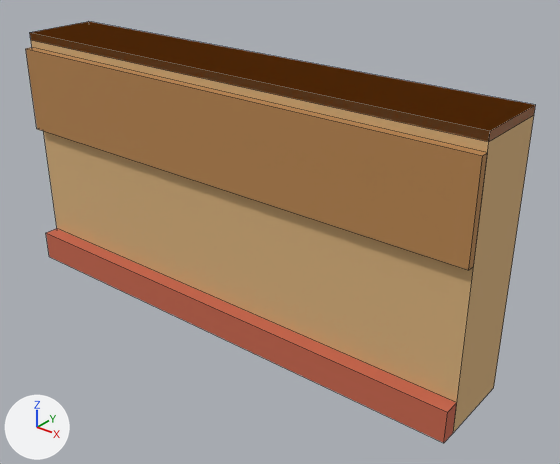
One commit to the Blender file assets/managed-models/textile-interior/wall/wall.blend: the scene before it, then after it.
The view is the same before and after, from a 50 mm lens placed at (0.892, -1.078, 0.823), pointed at (0.079, -0.062, 0.193). Every picture has the same lights, and +X, +Y and +Z are marked at lower left. The first picture is the older version. Mesh edges are drawn as thin lines.

The older version as bpy lines, for what is in view:
```python
me_wall = bpy.data.meshes.new('wall')
me_wall.from_pydata(...)  # 32 vertices, 24 faces; spans x -0.5..0.5, y -0.18..0.0, z 0.0..0.5
me_wall.materials.append(mat_m_wall)
# before: 4 (-0.5, -0.15, 0.5) at pixel (29, 32), 5 (0.5, -0.15, 0.5) at pixel (490, 130), 6 (0.5, 0.0, 0.5) at pixel (535, 104), 7 (-0.5, 0.0, 0.5) at pixel (88, 21)
ob_wall = bpy.data.objects.new('wall', me_wall)
ob_wall.location = (0.0, 0.0, 0.0)
```
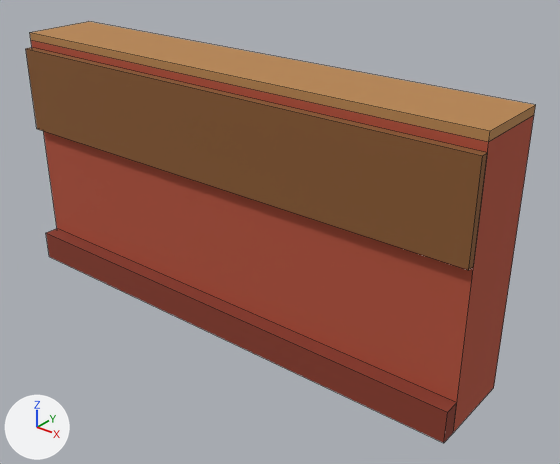
Where the change shows, as pixel boxes [x1, y1, x2, y2] in the pictures (560 x 464 px; the box of a moved part takes in the faces that stretch with it):
'wall', reshaped, surface changed (darker)
    both: [26, 22, 535, 443]
part 1 of me_wall, moved or reshaped
    before: [30, 33, 535, 432]
    after: [31, 40, 534, 432]
part 2 of me_wall, surface changed (darker)
    both: [26, 22, 535, 443]

The change, as a list of edits to the scene's bpy script:
```text
Change me_wall:
    where me_wall.from_pydata(...)  # 32 vertices, 24 faces; spans x -0.5..0.5, y -0.18..0.0, z 0.0..0.5
    used by ob_wall; location = (0.0, 0.0, 0.0)
    me_wall part 1
    add for i in [*range(4, 8)]: me_wall.vertices[i].co += Vector((0.0, 0.0, -0.015))
    me_wall part 2: texture (UV) coordinates of 24 of 24 faces, centred in x -0.5..0.5, y -0.18..0.0, z 0.0..0.5, changed; they spanned u 0.19..0.81, v 0.5..0.5 and now span u 0.31..0.94, v 0.5..0.5
```
